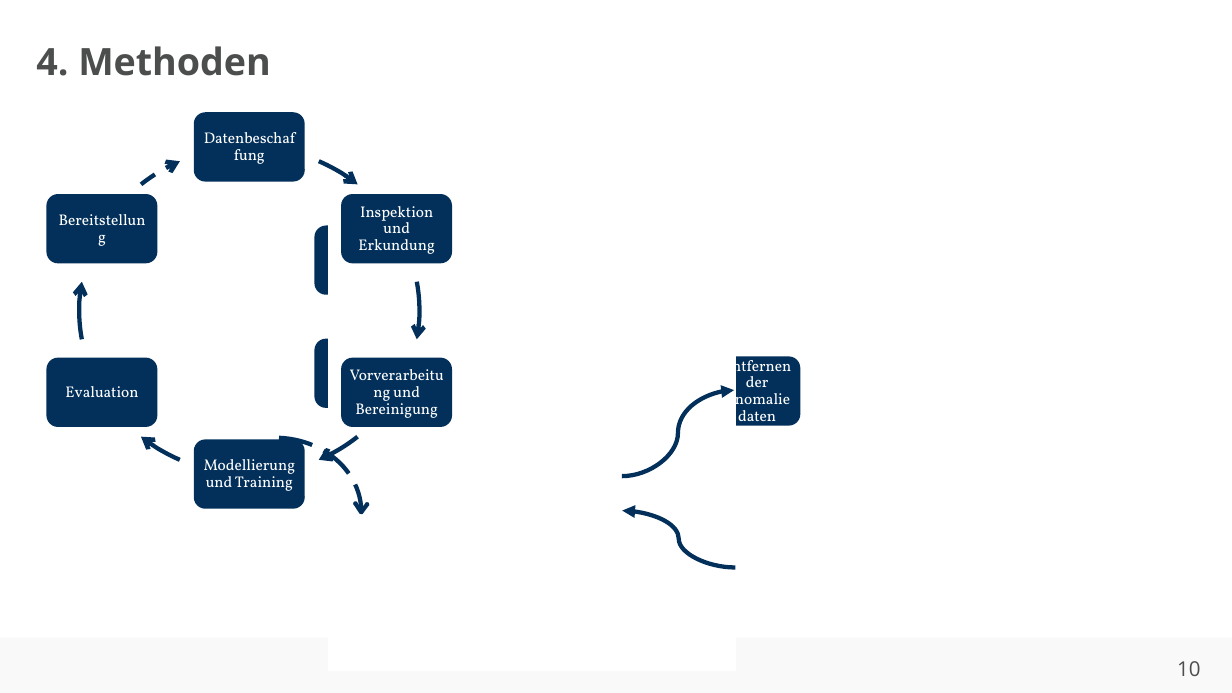
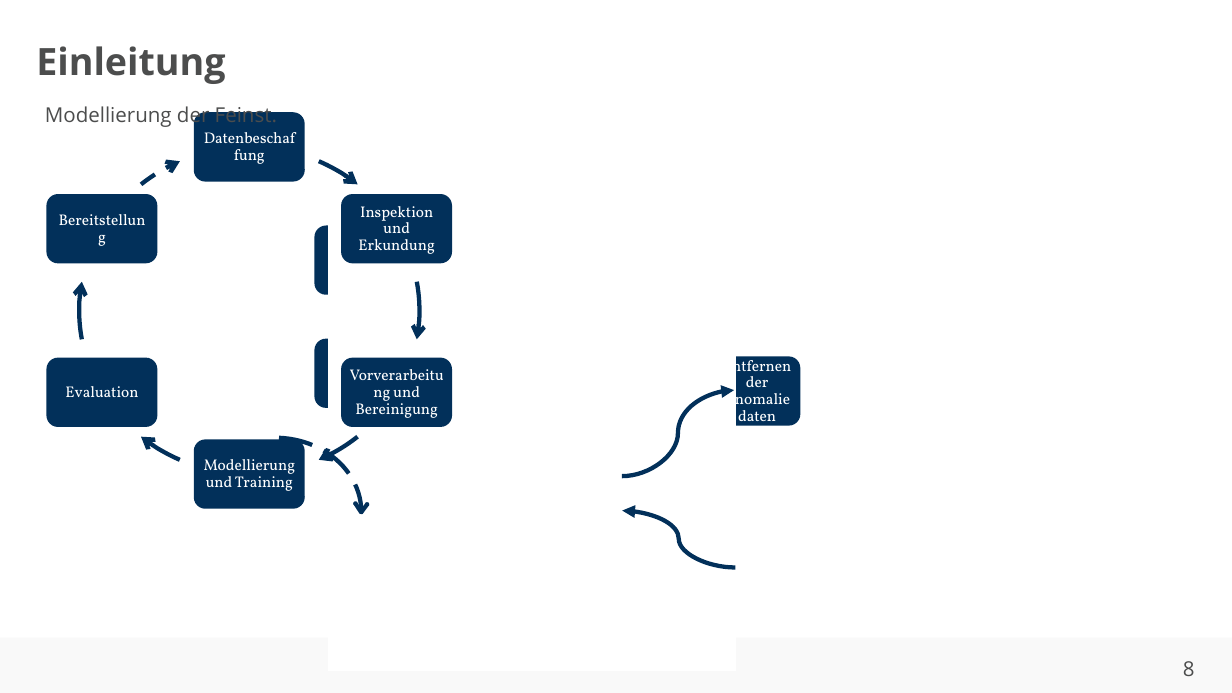
Before and after one commit to ahndavin/Abschlussarbeit_Bachelor, a slide deck: slide 8 of Kolloquium/Kolloquium.pptx (slide 10 before the commit). Drawn at 1232x693 pixels with LibreOffice and Linux fonts; fonts in the diff are those of the drawing; background and template pictures are left out. Boxes give left, top, right and bottom in pixels: in the first picture for what was removed or moved away, otherwise in the second. Text is boxed around its words. In the diff, an @@ line names an element or a change of style, - is before the commit and + after.

```diff
--- a/Kolloquium/Kolloquium.pptx
+++ b/Kolloquium/Kolloquium.pptx
@@ title at (x1=36, y1=46, x2=225, y2=84): text changed @@
-4. Methoden
+Einleitung
@@ text added at (x1=45, y1=103, x2=277, y2=129), 12 pt, text #4C4D4D @@
+Modellierung der Feinst.
@@ page number at (x1=1183, y1=661, x2=1195, y2=676): text changed @@
-10
+8
```
Also in this commit, not shown: 9 other slides changed, 4 slides added, 3 slides removed, 2 other files.
